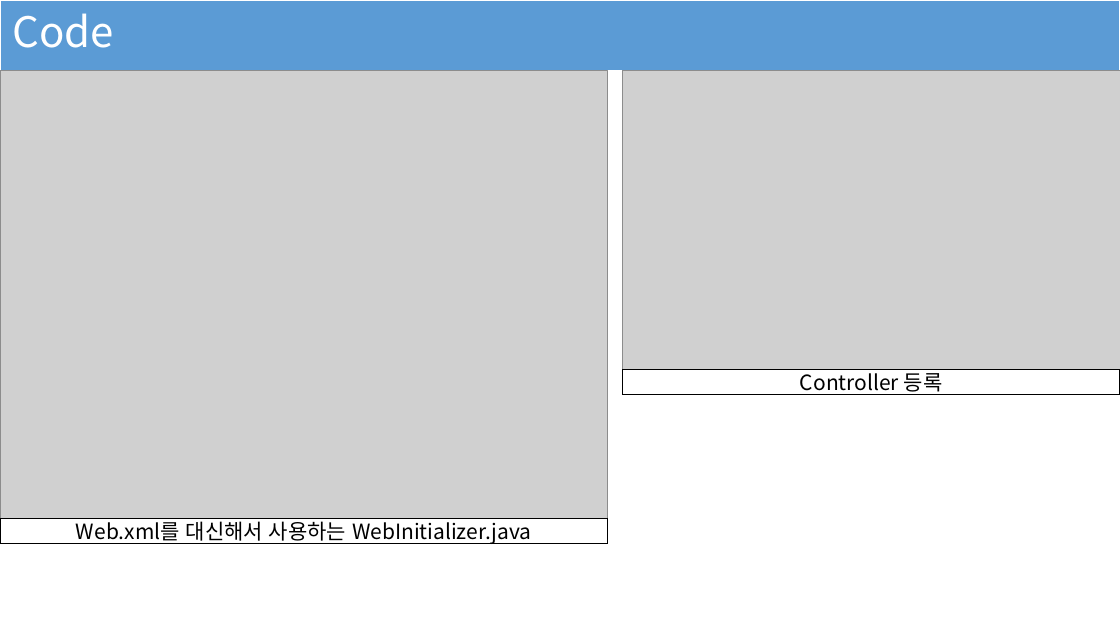
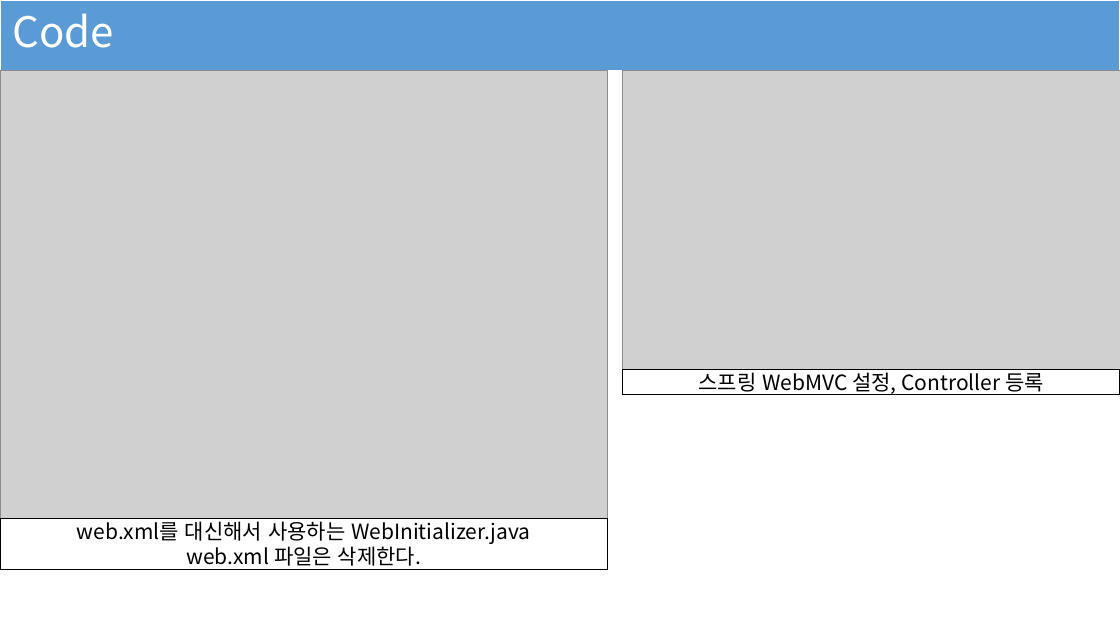
Before and after one commit to ghjk0498/SimpleSpringREST, a slide deck: slide 8 of REST API, Spring Framework.pptx. Drawn at 1120x630 pixels with LibreOffice and Linux fonts; fonts in the diff are those of the drawing; grey boxes stand for pictures. Boxes give left, top, right and bottom in pixels: in the first picture for what was removed or moved away, otherwise in the second. Text is boxed around its words. In the diff, an @@ line names an element or a change of style, - is before the commit and + after.

```diff
--- a/REST API, Spring Framework.pptx
+++ b/REST API, Spring Framework.pptx
@@ text in rectangle at bbox=[698, 369, 1044, 395]: text changed @@
-Controller 등록
+스프링 WebMVC 설정, Controller 등록
@@ rectangle "web.xml를 대신해서 사용하는 WebInitializer.java": place and size @@
-rectangle "web.xml를 대신해서 사용하는 WebInitializer.java" at bbox=[0, 518, 607, 544]
+rectangle "web.xml를 대신해서 사용하는 WebInitializer.java" at bbox=[0, 518, 607, 570]
@@ text in rectangle at bbox=[77, 518, 530, 566]: text changed @@
-Web.xml를 대신해서 사용하는 WebInitializer.java
+web.xml를 대신해서 사용하는 WebInitializer.java
+web.xml 파일은 삭제한다.
```
Also in this commit, not shown: 1 other slide changed.
